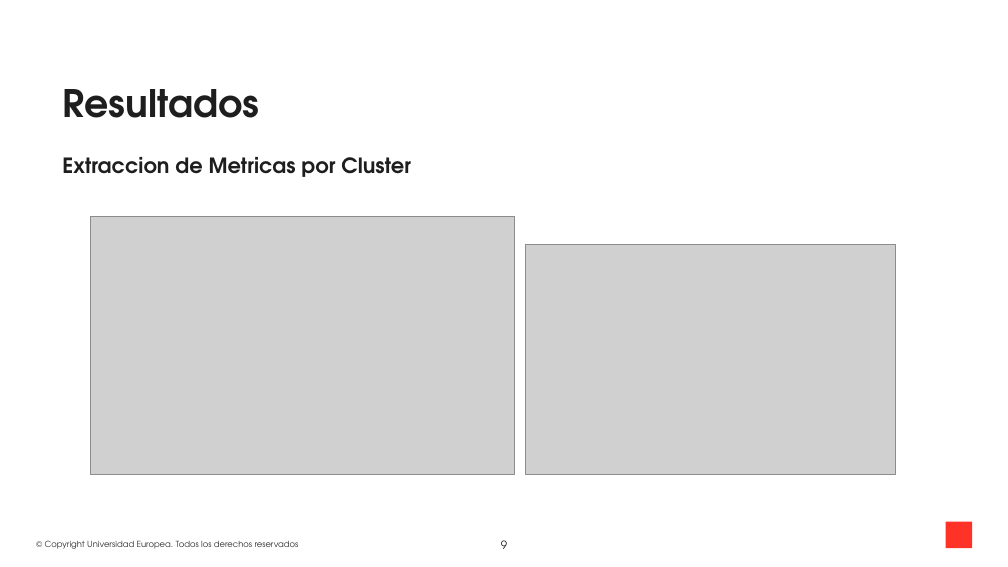
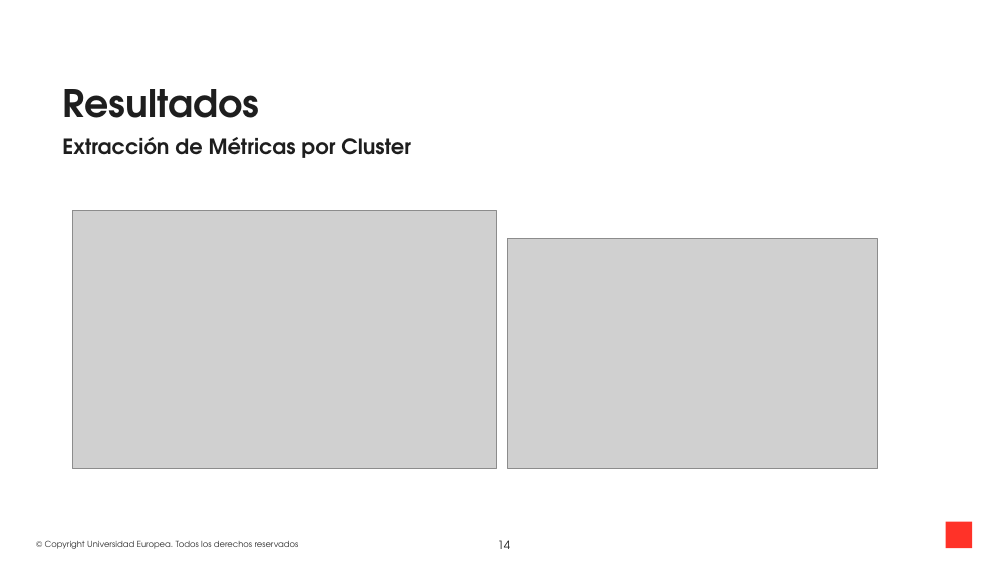
Before and after one commit to gerardmarturia/Sintetic-data-GMN, a slide deck: slide 14 of Presentacion/Presentacion TFM GMN.pptx (slide 9 before the commit). Drawn at 1008x567 pixels with LibreOffice and Linux fonts; fonts in the diff are those of the drawing; grey boxes stand for pictures; background and template pictures are left out. Boxes give left, top, right and bottom in pixels: in the first picture for what was removed or moved away, otherwise in the second. Text is boxed around its words. In the diff, an @@ line names an element or a change of style, - is before the commit and + after.

```diff
--- a/Presentacion/Presentacion TFM GMN.pptx
+++ b/Presentacion/Presentacion TFM GMN.pptx
@@ text at (62, 137, 411, 158): text changed @@
-Extraccion de Metricas por Cluster
+Extracción de Métricas por Cluster
@@ picture: place and size @@
-picture at (91, 216, 515, 474)
+picture at (72, 210, 496, 469)
@@ picture: place and size @@
-picture at (525, 244, 895, 474)
+picture at (508, 239, 878, 469)
@@ page number at (498, 540, 511, 549): text changed @@
-9
+14
```
Also in this commit, not shown: 17 other slides changed, 7 slides added, 36 slides removed.
